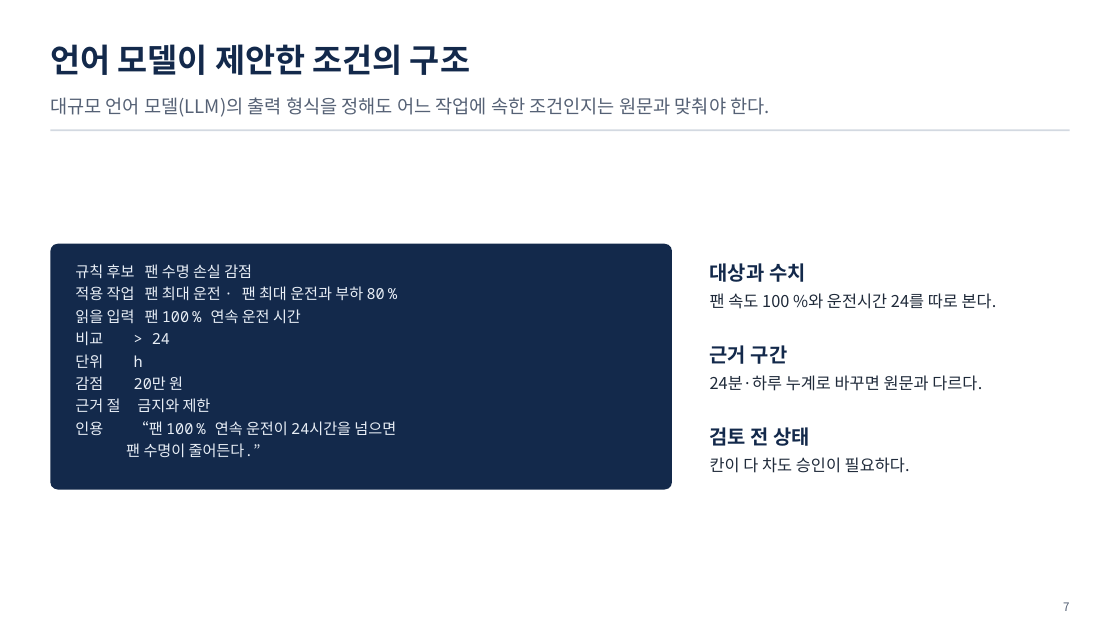
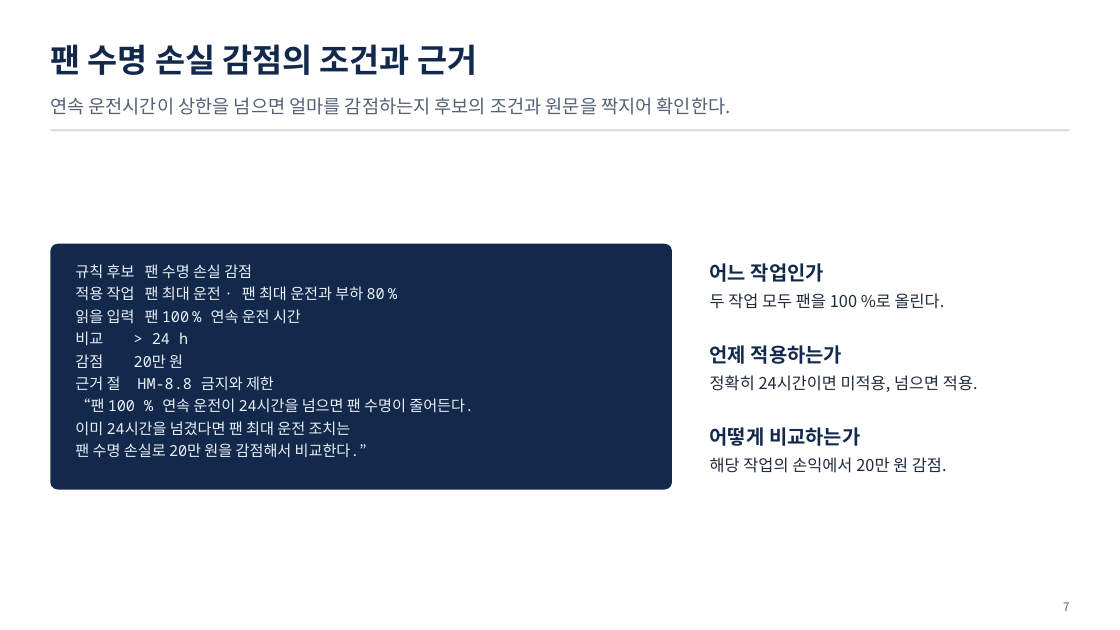
Before and after one commit to uengine-oss/hyd-iot-edu, a slide deck: slide 7 of workspace/강의제작/산출물/통합반/이론_오프라인/04회차/통합반_오프라인_04회차.pptx. Drawn at 1120x630 pixels with LibreOffice and Linux fonts; fonts in the diff are those of the drawing. Boxes give left, top, right and bottom in pixels: in the first picture for what was removed or moved away, otherwise in the second. Text is boxed around its words. In the diff, an @@ line names an element or a change of style, - is before the commit and + after.

Commit message:
통합반 현장 4회차 1~10장의 언어 모델 후보와 원문 대조 활동·발표자 노트를 온라인 확정 화면에 맞춘다

```diff
--- a/workspace/강의제작/산출물/통합반/이론_오프라인/04회차/통합반_오프라인_04회차.pptx
+++ b/workspace/강의제작/산출물/통합반/이론_오프라인/04회차/통합반_오프라인_04회차.pptx
@@ text at (x1=50, y1=44, x2=477, y2=75): text changed @@
-언어 모델이 제안한 조건의 구조
+팬 수명 손실 감점의 조건과 근거
@@ text at (x1=50, y1=97, x2=731, y2=115): text changed @@
-대규모 언어 모델(LLM)의 출력 형식을 정해도 어느 작업에 속한 조건인지는 원문과 맞춰야 한다.
+연속 운전시간이 상한을 넘으면 얼마를 감점하는지 후보의 조건과 원문을 짝지어 확인한다.
@@ text at (x1=710, y1=263, x2=945, y2=309): text changed @@
-대상과 수치
-팬 속도 100 %와 운전시간 24를 따로 본다.
+어느 작업인가
+두 작업 모두 팬을 100 %로 올린다.
@@ text at (x1=75, y1=331, x2=188, y2=346): text changed; font Noto Sans CJK KR to Noto Sans Mono @@
-비교 > 24
-단위 h
+비교 > 24 h
@@ text at (x1=710, y1=345, x2=978, y2=392): text changed @@
-근거 구간
-24분·하루 누계로 바꾸면 원문과 다르다.
+언제 적용하는가
+정확히 24시간이면 미적용, 넘으면 적용.
@@ text at (x1=75, y1=376, x2=474, y2=457): text changed @@
-근거 절 금지와 제한
-인용 “팬 100 % 연속 운전이 24시간을 넘으면
-팬 수명이 줄어든다.”
+근거 절 HM-8.8 금지와 제한
+“팬 100 % 연속 운전이 24시간을 넘으면 팬 수명이 줄어든다.
+이미 24시간을 넘겼다면 팬 최대 운전 조치는
+팬 수명 손실로 20만 원을 감점해서 비교한다.”
@@ text at (x1=710, y1=427, x2=947, y2=473): text changed @@
-검토 전 상태
-칸이 다 차도 승인이 필요하다.
+어떻게 비교하는가
+해당 작업의 손익에서 20만 원 감점.
```
Also in this commit, not shown: 6 other slides changed, 10 other files.
